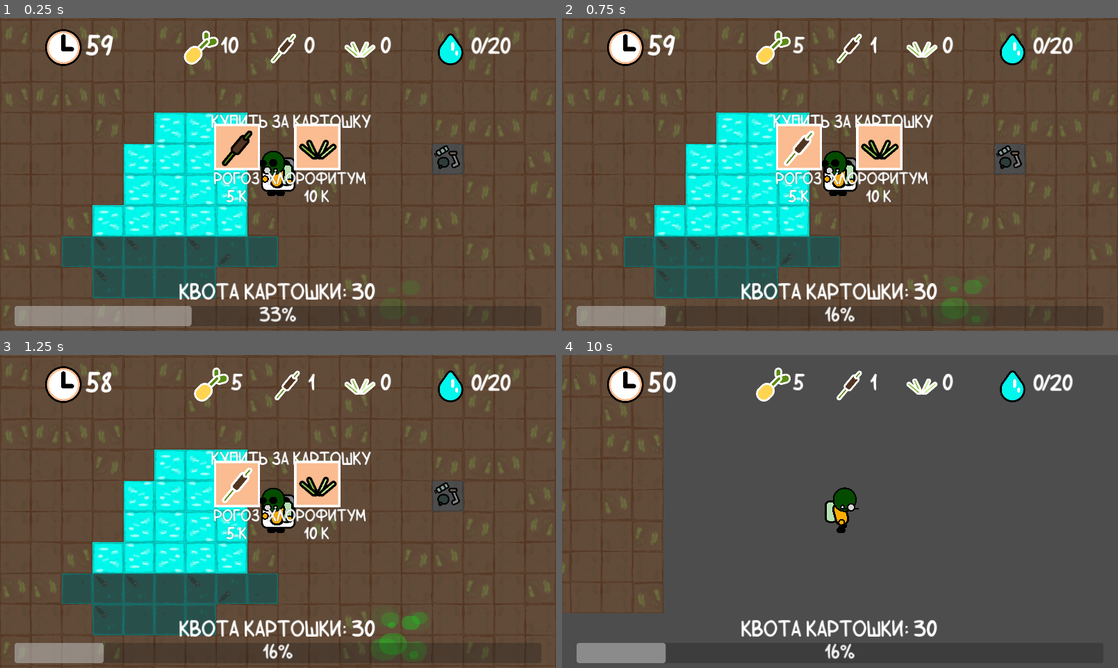
Above: before the commit, frames 1-4 (two rows, left to right).
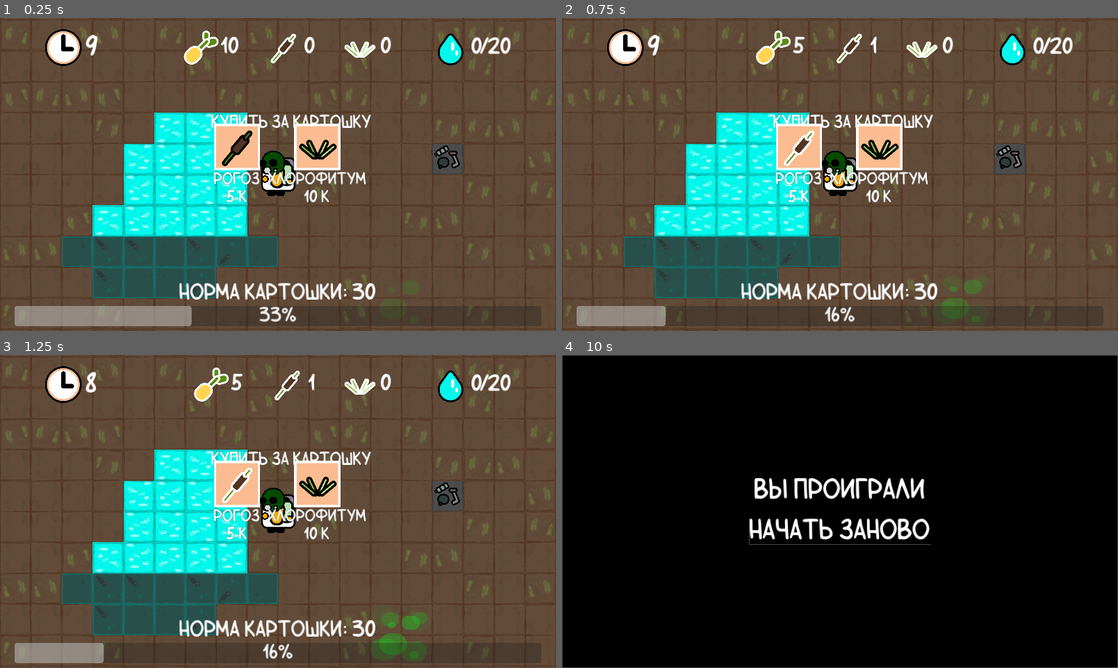
Above: after the commit, the same moments.

Repository: Voladsky/start-game-jam-2024
Game: Godot game, scene res://world/world.tscn
Two runs of this game, one before a commit and one after it. Both use one fixed random seed, a clock stepped at 60 frames per second and the inputs below.
Inputs (mouse positions are in pixels of both pictures, inside the frame that each line leads up to):
- Up to frame 1 (0.25 s): no input
- Up to frame 2 (0.75 s): click (801, 146) at 0.5 s
- Up to frame 3 (1.25 s): no input
- Up to frame 4 (10 s): click (878, 483) at 1.25 s; move the mouse to (578, 373) at 2.02 s; press the mouse at (578, 373) at 2.03 s; hold D (move_right) 2.03-2.78 s; move the mouse to (567, 373) at 2.77 s; release the mouse at (567, 373) at 2.78 s; hold S (move_down) 2.78-3.53 s; right-click (567, 373) at 2.85 s; click (567, 373) at 2.92 s; move the mouse to (589, 361) at 3.52 s; press the mouse at (589, 361) at 3.53 s; hold D (move_right) 3.53-4.28 s; move the mouse to (573, 383) at 4.27 s; release the mouse at (573, 383) at 4.28 s; hold W (move_up) 4.28-5.03 s; right-click (573, 383) at 4.35 s; click (573, 383) at 4.42 s; move the mouse to (567, 361) at 5.02 s; press the mouse at (567, 361) at 5.03 s; hold A (move_left) 5.03-6.53 s; move the mouse to (567, 373) at 5.77 s; release the mouse at (567, 373) at 5.78 s; right-click (567, 373) at 5.85 s; click (567, 373) at 5.92 s; move the mouse to (567, 401) at 6.52 s; press the mouse at (567, 401) at 6.53 s; hold S (move_down) 6.53-7.28 s; move the mouse to (567, 361) at 7.27 s; release the mouse at (567, 361) at 7.28 s; hold D (move_right) 7.28-8.03 s; right-click (567, 361) at 7.35 s; click (567, 361) at 7.42 s; move the mouse to (584, 383) at 8.02 s; press the mouse at (584, 383) at 8.03 s; hold W (move_up) 8.03-8.78 s; move the mouse to (578, 361) at 8.77 s; release the mouse at (578, 361) at 8.78 s; hold D (move_right) 8.78-9.53 s; right-click (578, 361) at 8.85 s; click (578, 361) at 8.92 s; move the mouse to (567, 373) at 9.52 s; press the mouse at (567, 373) at 9.53 s; hold S (move_down) from 9.53 s (still down)

The runs differ from the first frame. In frame 1, 1.0% of the frame differs, in the area x 15-68%, y 5-90%; in frame 2, 1.0%; in frame 3, 1.0%; in frame 4, 99%, in the area x 0-100%, y 0-100%.

Commit message:
Qouta added normally

Diff:
--- a/UI/ui.gd
+++ b/UI/ui.gd
@@ -16,7 +16,7 @@
 	GameManager.amount_changed.connect(change_text)
 	change_text()
 	qouta_bar.max_value = GameManager.max_quota_amount
-	qouta_label.text = "Квота картошки: %s" % GameManager.max_quota_amount
+	qouta_label.text = "Норма картошки: %s" % GameManager.max_quota_amount
 	timer.start(GameManager.max_qouta_time)
 
 
@@ -41,12 +41,22 @@
 
 func _on_timer_timeout():
 	if GameManager.quota_amount < GameManager.max_quota_amount:
-		print("bruh")
+		$Panel.visible = true
+		get_tree().get_nodes_in_group("player")[0].set_process(false)
+		GameManager.reset()
 		return
 
 	GameManager.potato_amount -= GameManager.max_quota_amount
 
 	GameManager.max_qouta_time += GameManager.max_qouta_time*0.1
-	GameManager.max_qouta_amount *= 1.5
+	GameManager.max_quota_amount *= 1.5
 
-	timer.start()
+	qouta_label.text = "Квота картошки: %s" % GameManager.max_quota_amount
+	qouta_bar.max_value = GameManager.max_quota_amount
+	change_text()
+
+	timer.start(GameManager.max_qouta_time)
+
+
+func _on_button_pressed():
+	get_tree().change_scene_to_file("res://world/world.tscn")
--- a/UI/ui.tscn
+++ b/UI/ui.tscn
@@ -174,4 +174,42 @@
 wait_time = 60.0
 one_shot = true
 
+[node name="Panel" type="Panel" parent="."]
+visible = false
+anchors_preset = 15
+anchor_right = 1.0
+anchor_bottom = 1.0
+grow_horizontal = 2
+grow_vertical = 2
+theme = ExtResource("1_agjqw")
+
+[node name="VBoxContainer" type="VBoxContainer" parent="Panel"]
+layout_mode = 1
+anchors_preset = 8
+anchor_left = 0.5
+anchor_top = 0.5
+anchor_right = 0.5
+anchor_bottom = 0.5
+offset_left = -94.5
+offset_top = -41.0
+offset_right = 94.5
+offset_bottom = 41.0
+grow_horizontal = 2
+grow_vertical = 2
+theme_override_constants/separation = 30
+
+[node name="Label" type="Label" parent="Panel/VBoxContainer"]
+layout_mode = 2
+theme_override_fonts/font = ExtResource("3_88iga")
+theme_override_font_sizes/font_size = 50
+text = "Вы проиграли"
+horizontal_alignment = 1
+
+[node name="Button" type="Button" parent="Panel/VBoxContainer"]
+layout_mode = 2
+theme_override_fonts/font = ExtResource("3_88iga")
+theme_override_font_sizes/font_size = 50
+text = "начать заново"
+
 [connection signal="timeout" from="Timer" to="." method="_on_timer_timeout"]
+[connection signal="pressed" from="Panel/VBoxContainer/Button" to="." method="_on_button_pressed"]
--- a/game_manager/game_manager.gd
+++ b/game_manager/game_manager.gd
@@ -14,10 +14,28 @@
 var max_quota_amount = 30
 var quota_amount = 0
 
-var max_qouta_time = 60
+var max_qouta_time = 10
 var qouta_time = 0
 
 var can_suck = true
+
+
+func reset():
+	potato_amount = 10
+	cattail_amount = 0
+	spiderplant_amount = 0
+
+	max_water_amount = 20
+	water_amount = 0
+
+	max_quota_amount = 30
+	quota_amount = 0
+
+	max_qouta_time = 10
+	qouta_time = 0
+
+	can_suck = true
+
 
 func suck_water():
 	can_suck = false
--- a/tilemap/spiderplant.gd
+++ b/tilemap/spiderplant.gd
@@ -20,7 +20,7 @@
 func _on_mouse_exited():
 	$Frame.visible = false
 
-func _unhandled_input(event):
+func _unhandled_input(_event):
 	if Input.is_action_pressed("right_click"):
 		if $Frame.visible:
 			if $Sprite2D.frame == 2:
Not shown: 1 places in tilemap/tile_set.tres that only renumber resources
